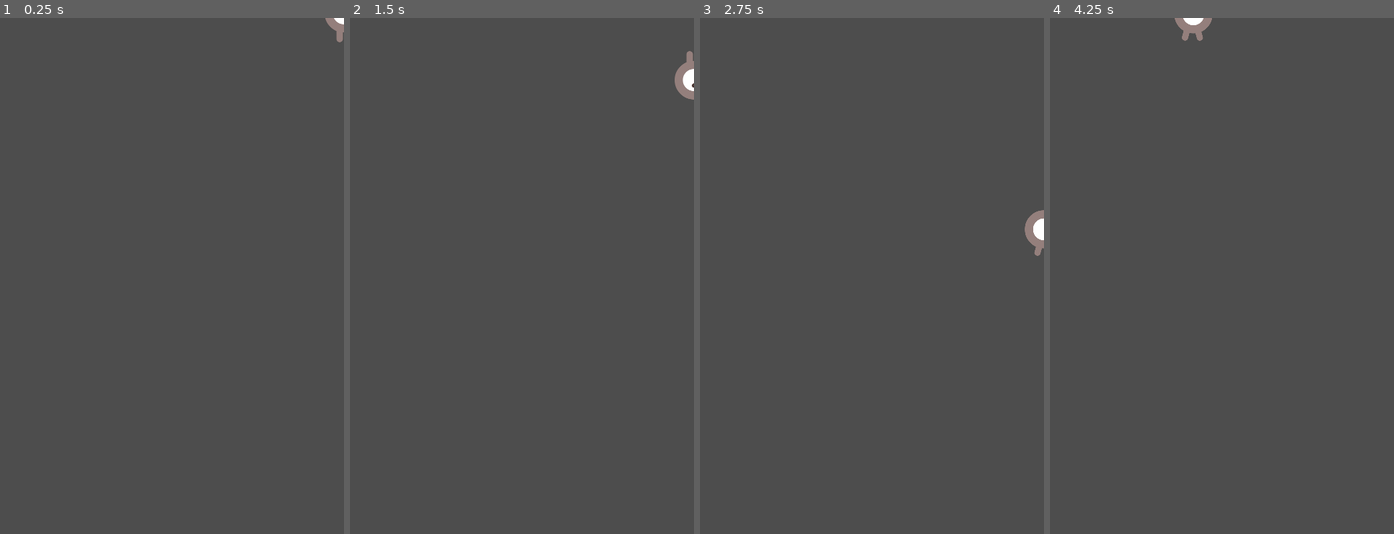
Above: before the commit, frames 1-4 (left to right).
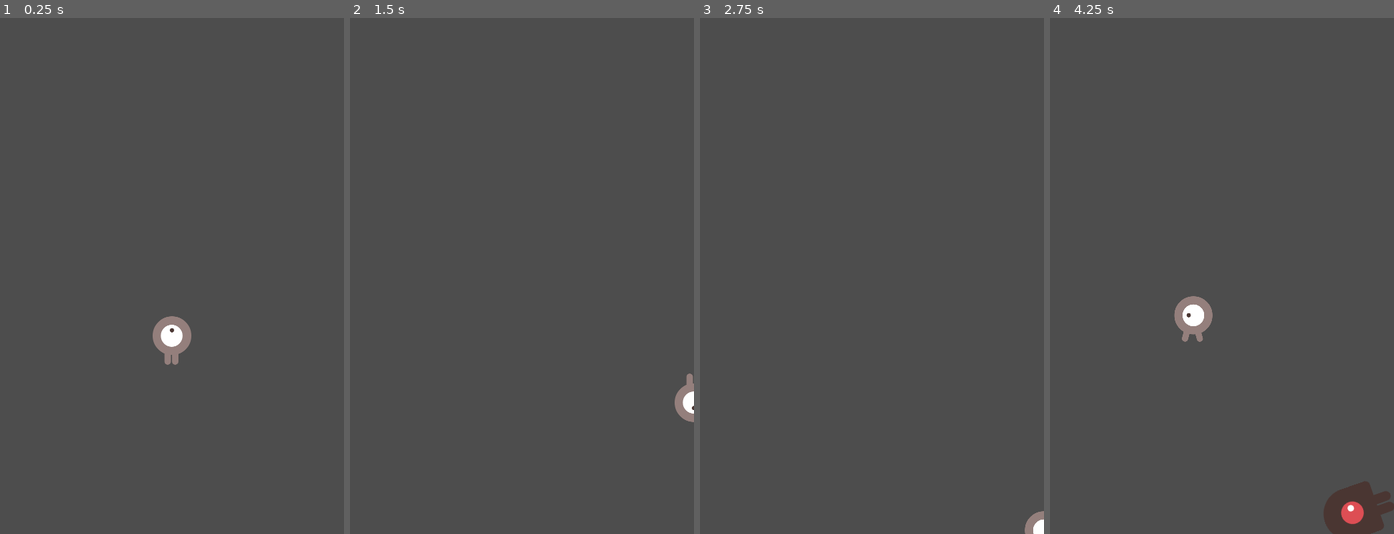
Above: after the commit, the same moments.

Repository: fernandoNic/entregas-ipv-Mu-ozFernando
Game: Godot game, scene res://main.tscn
Two runs of this game, one before a commit and one after it. Both use one fixed random seed, a clock stepped at 60 frames per second and the inputs below. Before the commit the project starts from res://player.tscn.
Inputs:
- Up to frame 1 (0.25 s): no input
- Up to frame 2 (1.5 s): tap Enter at 0.5 s; hold D (move_right) 0.53-1.28 s; hold S (move_down) from 1.28 s (still down)
- Up to frame 3 (2.75 s): release S (move_down) at 2.03 s; hold D (move_right) from 2.03 s (still down)
- Up to frame 4 (4.25 s): release D (move_right) at 2.78 s; hold W (move_up) 2.78-3.53 s; hold A (move_left) from 3.53 s (still down)

The runs differ from the first frame. In frame 1, 0.9% of the frame differs, in the area x 44-100%, y 0-68%; in frame 2, 0.7%; in frame 3, 0.6%; in frame 4, 2.5%, in the area x 36-100%, y 0-100%.

Commit message:
The main game scene

Diff:
--- /dev/null
+++ b/entrega-0-muñoz-fernando/main.gd
@@ -0,0 +1,55 @@
+extends Node
+
+@export var mob_scene: PackedScene
+var score
+
+# Called when the node enters the scene tree for the first time.
+func _ready():
+	#pass
+	new_game()
+
+# Called every frame. 'delta' is the elapsed time since the previous frame.
+func _process(delta):
+	pass
+
+
+func game_over():
+	$ScoreTimer.stop()
+	$MobTimer.stop()
+
+func new_game():
+	score = 0
+	$Player.start($StartPosition.position)
+	$StartTimer.start()
+
+func _on_start_timer_timeout():
+	$MobTimer.start()
+	$ScoreTimer.start()
+
+func _on_score_timer_timeout():
+	score += 1
+
+func _on_mob_timer_timeout():
+	# Create a new instance of the Mob scene.
+	var mob = mob_scene.instantiate()
+
+	# Choose a random location on Path2D.
+	var mob_spawn_location = $MobPath/MobSpawnLocation
+	mob_spawn_location.progress_ratio = randf()
+
+	# Set the mob's position to the random location.
+	mob.position = mob_spawn_location.position
+
+	# Set the mob's direction perpendicular to the path direction.
+	var direction = mob_spawn_location.rotation + PI / 2
+
+	# Add some randomness to the direction.
+	direction += randf_range(-PI / 4, PI / 4)
+	mob.rotation = direction
+
+	# Choose the velocity for the mob.
+	var velocity = Vector2(randf_range(150.0, 250.0), 0.0)
+	mob.linear_velocity = velocity.rotated(direction)
+
+	# Spawn the mob by adding it to the Main scene.
+	add_child(mob)
--- /dev/null
+++ b/entrega-0-muñoz-fernando/main.tscn
@@ -0,0 +1,38 @@
+[gd_scene load_steps=5 format=3 uid="uid://c5nwtfq7xmers"]
+
+[ext_resource type="PackedScene" uid="uid://daj62l2u5kch4" path="res://player.tscn" id="1_j761k"]
+[ext_resource type="Script" path="res://main.gd" id="1_tsbo1"]
+[ext_resource type="PackedScene" uid="uid://yngvvlwv3uqg" path="res://mob.tscn" id="2_iftuu"]
+
+[sub_resource type="Curve2D" id="Curve2D_ap8b1"]
+_data = {
+"points": PackedVector2Array(0, 0, 0, 0, 0, 0, 0, 0, 0, 0, 480, 0, 0, 0, 0, 0, 480, 720, 0, 0, 0, 0, 0, 720, 0, 0, 0, 0, 0, 0)
+}
+point_count = 5
+
+[node name="Main" type="Node"]
+script = ExtResource("1_tsbo1")
+mob_scene = ExtResource("2_iftuu")
+
+[node name="Player" parent="." instance=ExtResource("1_j761k")]
+
+[node name="MobTimer" type="Timer" parent="."]
+
+[node name="ScoreTimer" type="Timer" parent="."]
+
+[node name="StartTimer" type="Timer" parent="."]
+wait_time = 2.0
+one_shot = true
+
+[node name="StartPosition" type="Marker2D" parent="."]
+position = Vector2(240, 450)
+
+[node name="MobPath" type="Path2D" parent="."]
+curve = SubResource("Curve2D_ap8b1")
+
+[node name="MobSpawnLocation" type="PathFollow2D" parent="MobPath"]
+
+[connection signal="hit" from="Player" to="." method="game_over"]
+[connection signal="timeout" from="MobTimer" to="." method="_on_mob_timer_timeout"]
+[connection signal="timeout" from="ScoreTimer" to="." method="_on_score_timer_timeout"]
+[connection signal="timeout" from="StartTimer" to="." method="_on_start_timer_timeout"]
--- a/entrega-0-muñoz-fernando/player.gd
+++ b/entrega-0-muñoz-fernando/player.gd
@@ -8,7 +8,7 @@
 # Called when the node enters the scene tree for the first time.
 func _ready():
 	screen_size = get_viewport_rect().size
-	hide()
+	#hide()
 	start(Vector2(1000,0))
 
 
--- a/entrega-0-muñoz-fernando/project.godot
+++ b/entrega-0-muñoz-fernando/project.godot
@@ -11,7 +11,7 @@
 [application]
 
 config/name="entrega-0-muñoz-fernando"
-run/main_scene="res://player.tscn"
+run/main_scene="res://main.tscn"
 config/features=PackedStringArray("4.2", "GL Compatibility")
 config/icon="res://icon.svg"
 
